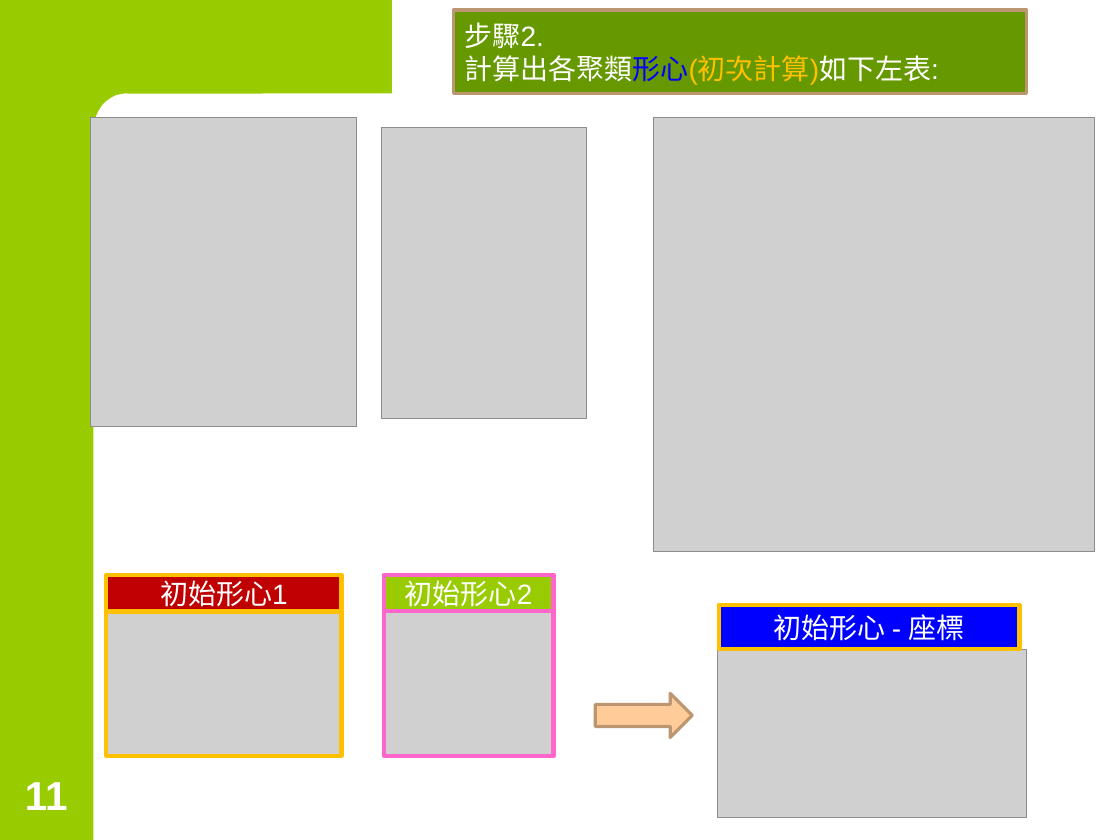
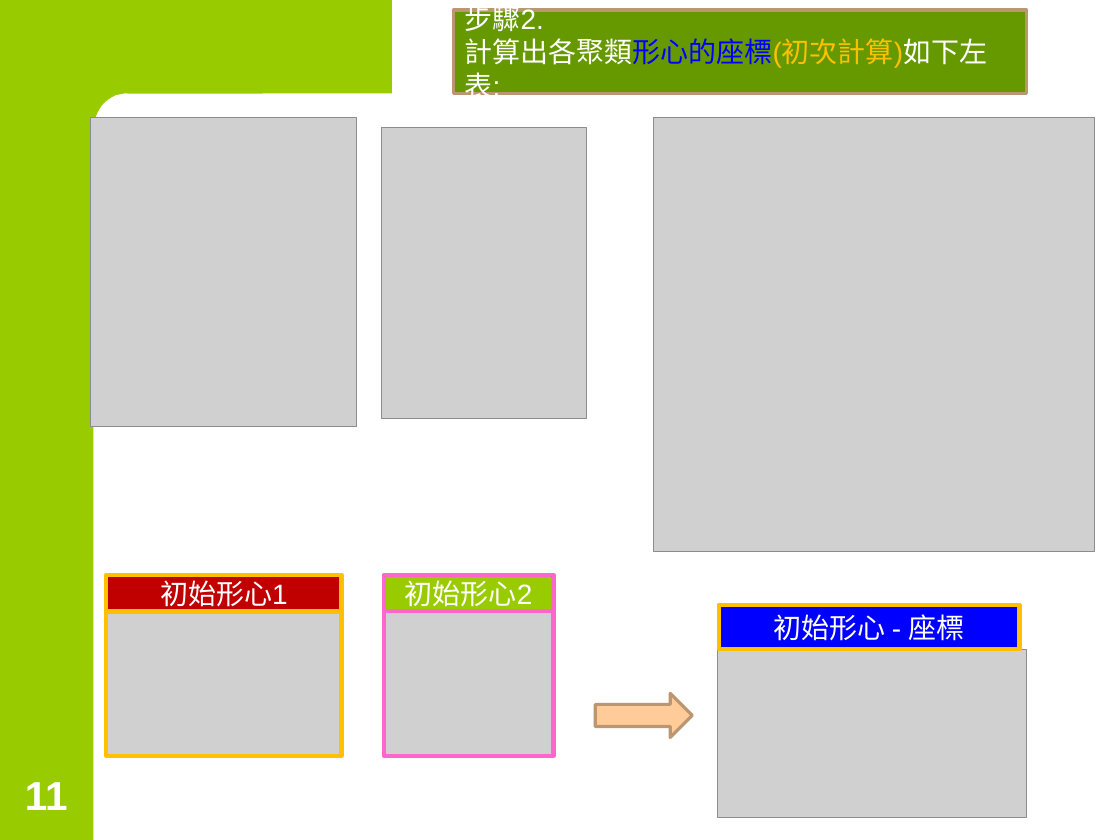
Before and after one commit to chih-chengwu/Data-Mining-MarkDown, a slide deck: slide 11 of 第5章_聚類分析-均值(K-means)聚類分析.pptx. Drawn at 1120x840 pixels with LibreOffice and Linux fonts; fonts in the diff are those of the drawing; grey boxes stand for pictures. Boxes give left, top, right and bottom in pixels: in the first picture for what was removed or moved away, otherwise in the second. Text is boxed around its words. In the diff, an @@ line names an element or a change of style, - is before the commit and + after.

```diff
--- a/第5章_聚類分析-均值(K-means)聚類分析.pptx
+++ b/第5章_聚類分析-均值(K-means)聚類分析.pptx
@@ text in rectangle at box(465, 38, 988, 104): text changed @@
-計算出各聚類形心(初次計算)如下左表:
+計算出各聚類形心的座標(初次計算)如下左表:
```
Also in this commit, not shown: 3 other slides changed.
